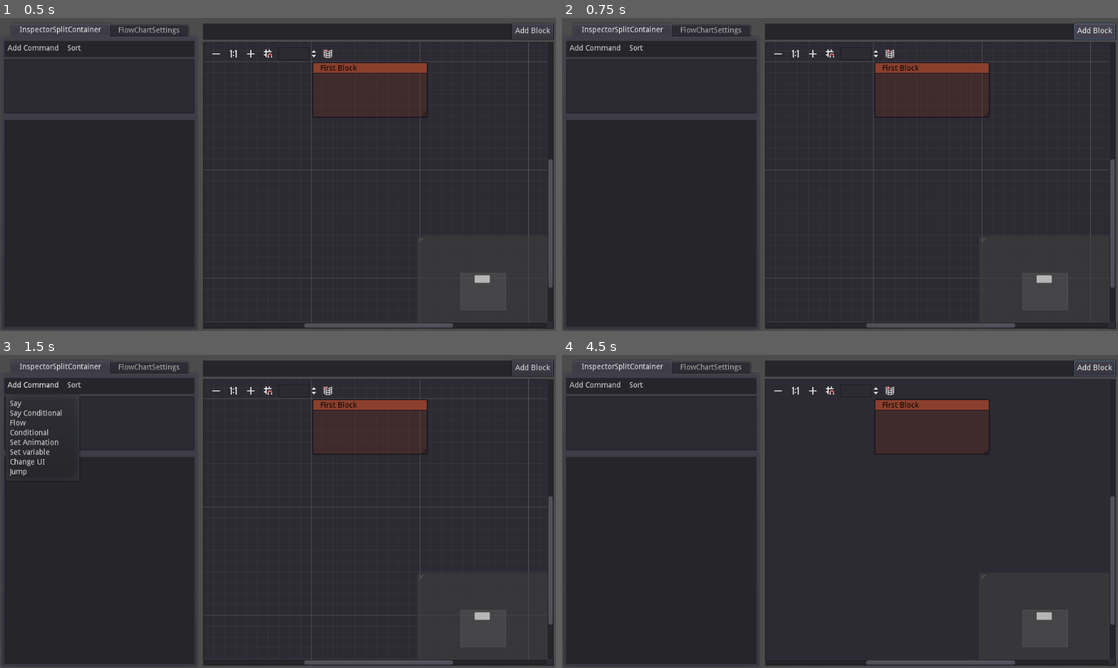
Above: before the commit, frames 1-4 (two rows, left to right).
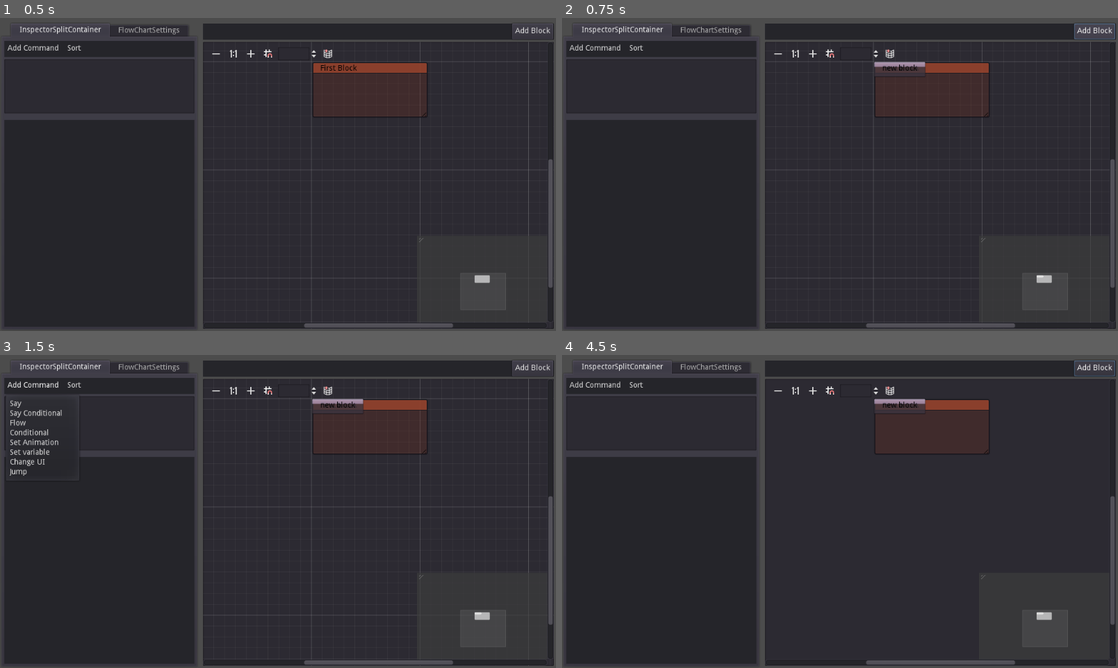
Above: after the commit, the same moments.

Repository: Arrow-x/Mushroom-Dialogs-System
Game: Godot game, scene res://DialogManager/Editor/FlowChartTab.tscn
The game is run twice, just before and just after one commit, with the same random seed, the same clock (stepped at 60 frames per second) and the same inputs. This scene is started directly instead of the project's main scene.
Inputs (mouse positions are in pixels of both pictures, inside the frame that each line leads up to):
- Up to frame 1 (0.5 s): no input
- Up to frame 2 (0.75 s): click "Add Block" at 0.5 s
- Up to frame 3 (1.5 s): click "Add Command" at 1.25 s
- Up to frame 4 (4.5 s): click "Sort" at 2 s; click (778, 389) at 2.75 s; click (812, 389) at 3.5 s; click (828, 389) at 4.25 s

Frame 1 is identical in both runs. In frame 2, 0.3% of the frame differs, in the area x 56-87%, y 13-83%; in frame 3, 0.3%; in frame 4, 0.3%.
Error before the commit: Parse Error: The export hint isn't a resource type. (res://DialogManager/Dialog)

Commit message:
cleaning up the custum resource type
this should work for any 3.2 version

Diff:
--- a/Dialog System/DialogManager/Dialog Commands/Block.gd
+++ b/Dialog System/DialogManager/Dialog Commands/Block.gd
@@ -2,7 +2,7 @@
 class_name block
 
 #each block should now what flowchart it is parented to
-export (Array,Command) var commands : Array
+export (Array,Resource) var commands : Array
 
 #these are used when a block is used as condtional block
 var _next_block : Resource
--- a/Dialog System/DialogManager/Dialog Commands/Choice.gd
+++ b/Dialog System/DialogManager/Dialog Commands/Choice.gd
@@ -3,5 +3,5 @@
 
 export (String, MULTILINE) var text
 
-export var next_block : block
+export var next_block : Resource
 export var next_index : int = 0
--- a/Dialog System/DialogManager/Dialog Commands/CondChoice.gd
+++ b/Dialog System/DialogManager/Dialog Commands/CondChoice.gd
@@ -1,10 +1,10 @@
-extends Resource
+extends Command
 class_name cond_choice
 
 var type : String = "cond_choice"
 export (String, MULTILINE) var text
 
-export var next_block : block
+export var next_block : Resource
 export var next_index : int = 0
 
 export (String) var required_node
--- a/Dialog System/DialogManager/Dialog Commands/Condition.gd
+++ b/Dialog System/DialogManager/Dialog Commands/Condition.gd
@@ -2,7 +2,7 @@
 class_name condition_command
 
 var type : String = "condition"
-export var condition_block : block
+export var condition_block : Resource
 
 export (String) var required_node
 export var required_var : String
--- a/Dialog System/DialogManager/Dialog Commands/FlowChart.gd
+++ b/Dialog System/DialogManager/Dialog Commands/FlowChart.gd
@@ -1,7 +1,7 @@
 extends Resource
 class_name FlowChart
 
-export var first_block : block
+export var first_block : Resource
 
 #TODO each flowChart hold info about the blocks it contain, list of characters to be used, loacl variables
 #maybe even a custom UI to be used by it
--- a/Dialog System/DialogManager/Dialog Commands/Fork.gd
+++ b/Dialog System/DialogManager/Dialog Commands/Fork.gd
@@ -2,4 +2,4 @@
 class_name fork_command
 
 var type : String = "fork"
-export (Array, choice) var choices
+export (Array, Resource) var choices
--- a/Dialog System/DialogManager/Editor/FlowChartTab.gd
+++ b/Dialog System/DialogManager/Editor/FlowChartTab.gd
@@ -4,3 +4,5 @@
 
 func _ready():
 	pass
+func _on_graph_node_clicked(input_event):
+	pass
--- a/Dialog System/DialogManager/Editor/GraphEdit.gd
+++ b/Dialog System/DialogManager/Editor/GraphEdit.gd
@@ -6,7 +6,7 @@
 	var node = GraphNode.new()
 	node.title = "new block"
 	var _new_block = block.new()
-	parrent.flowchart.blocks.append(_new_block)
 	node.set_meta("block",_new_block)
-	#node.connect("gui_input",$"FlowChartTabs/FlowChartTab/InspectorTabContainer/InspectorSplitContainer/InspectorVContainer/CommandsTree", "_recieve_block_metadeta",[node.get_meta("block")])
+	#add the block to the flowchart list
+	node.connect("gui_input",parrent,"_on_graph_node_clicked")
 	add_child(node)
--- a/Dialog System/Test/RichTextLabel.gd
+++ /dev/null
@@ -1,7 +0,0 @@
-extends RichTextLabel
-
-export (Texture) var tab_icon
-
-func _ready():
-	var _parrent : TabContainer = get_parent()
-	_parrent.set_tab_icon(self.get_index(), tab_icon)
--- a/Dialog System/Test/Stats.tscn
+++ b/Dialog System/Test/Stats.tscn
@@ -1,8 +1,93 @@
-[gd_scene load_steps=3 format=2]
+[gd_scene load_steps=19 format=2]
 
-[ext_resource path="res://Stats.gd" type="Script" id=1]
-[ext_resource path="res://Test/TestingBlock.tres" type="Resource" id=2]
+[ext_resource path="res://Test/Stats.gd" type="Script" id=1]
+[ext_resource path="res://Test/Portraits/Dx8jRDzX4AEpFel.png" type="Texture" id=2]
+[ext_resource path="res://Test/Portraits/boobsgames-1014910234438103042-20180705_183350-img1.jpg" type="Texture" id=3]
+[ext_resource path="res://Test/Portraits/DxclxW9V4AA2-zv.png" type="Texture" id=4]
+[ext_resource path="res://DialogManager/Dialog Commands/Block.gd" type="Script" id=5]
+[ext_resource path="res://DialogManager/Dialog Commands/CondSay.gd" type="Script" id=6]
+[ext_resource path="res://DialogManager/Dialog Commands/Say.gd" type="Script" id=7]
+[ext_resource path="res://DialogManager/Dialog Commands/Condition.gd" type="Script" id=8]
+
+[sub_resource type="Resource" id=1]
+script = ExtResource( 7 )
+name = "0"
+say = "First say command [color=blue]blue[/color]"
+portrait = ExtResource( 2 )
+por_pos = "Right"
+append_text = false
+
+[sub_resource type="Resource" id=2]
+script = ExtResource( 6 )
+name = "1"
+say = "First Conditional say Command"
+portrait = ExtResource( 3 )
+por_pos = "Left"
+append_text = false
+required_node = "/root/Node"
+required_var = "sthr"
+check_val = 14
+condition_type = ">"
+
+[sub_resource type="Resource" id=3]
+script = ExtResource( 6 )
+name = "2"
+say = "Second conditional say"
+portrait = ExtResource( 4 )
+por_pos = "Right"
+append_text = false
+required_node = "/root/Node"
+required_var = "dex"
+check_val = 16
+condition_type = ">"
+
+[sub_resource type="Resource" id=4]
+script = ExtResource( 7 )
+name = "3-0"
+say = "this the conditional block"
+portrait = ExtResource( 4 )
+por_pos = "Right"
+append_text = false
+
+[sub_resource type="Resource" id=5]
+script = ExtResource( 5 )
+commands = [ SubResource( 4 ) ]
+
+[sub_resource type="Resource" id=6]
+script = ExtResource( 8 )
+condition_block = SubResource( 5 )
+required_node = "/root/Node"
+required_var = "con"
+check_val = 5
+condition_type = "<"
+
+[sub_resource type="Resource" id=7]
+script = ExtResource( 7 )
+name = "4"
+say = "Second regular say and the 5th command"
+portrait = ExtResource( 4 )
+por_pos = "Left"
+append_text = false
+
+[sub_resource type="Resource" id=8]
+script = ExtResource( 7 )
+name = ""
+say = " and this is an appending text [color=blue]blue[/color]"
+por_pos = "Right"
+append_text = true
+
+[sub_resource type="Resource" id=9]
+script = ExtResource( 7 )
+name = ""
+say = "and back"
+por_pos = "Right"
+append_text = false
+
+[sub_resource type="Resource" id=10]
+resource_name = "Testing Block"
+script = ExtResource( 5 )
+commands = [ SubResource( 1 ), SubResource( 2 ), SubResource( 3 ), SubResource( 6 ), SubResource( 7 ), SubResource( 8 ), SubResource( 9 ), null ]
 
 [node name="Node" type="Node"]
 script = ExtResource( 1 )
-testblock = ExtResource( 2 )
+testblock = SubResource( 10 )
--- a/Dialog System/Test/Tabing.tscn
+++ /dev/null
@@ -1,56 +0,0 @@
-[gd_scene load_steps=3 format=2]
-
-[ext_resource path="res://Test/RichTextLabel.gd" type="Script" id=1]
-[ext_resource path="res://icon.png" type="Texture" id=2]
-
-[node name="Control" type="Control"]
-anchor_right = 1.0
-anchor_bottom = 1.0
-__meta__ = {
-"_edit_use_anchors_": false
-}
-
-[node name="PanelContainer" type="TabContainer" parent="."]
-anchor_right = 1.0
-anchor_bottom = 1.0
-__meta__ = {
-"_edit_use_anchors_": false
-}
-
-[node name="RichTextLabel" type="RichTextLabel" parent="PanelContainer"]
-anchor_right = 1.0
-anchor_bottom = 1.0
-margin_left = 4.0
-margin_top = 32.0
-margin_right = -4.0
-margin_bottom = -4.0
-text = "vdsvvzxczvx"
-script = ExtResource( 1 )
-__meta__ = {
-"_edit_use_anchors_": false
-}
-tab_icon = ExtResource( 2 )
-
-[node name="RichTextLabel2" type="RichTextLabel" parent="PanelContainer"]
-visible = false
-anchor_right = 1.0
-anchor_bottom = 1.0
-margin_left = 106.0
-margin_top = 207.0
-margin_right = 98.0
-margin_bottom = 171.0
-__meta__ = {
-"_edit_use_anchors_": false
-}
-
-[node name="RichTextLabel3" type="RichTextLabel" parent="PanelContainer"]
-visible = false
-anchor_right = 1.0
-anchor_bottom = 1.0
-margin_left = 321.0
-margin_top = 103.0
-margin_right = 313.0
-margin_bottom = 67.0
-__meta__ = {
-"_edit_use_anchors_": false
-}
--- a/Dialog System/Test/TestingBlock.tres
+++ /dev/null
@@ -1,87 +0,0 @@
-[gd_resource type="Resource" load_steps=17 format=2]
-
-[ext_resource path="res://DialogManager/Dialog Commands/Block.gd" type="Script" id=1]
-[ext_resource path="res://Test/Portraits/Dx8jRDzX4AEpFel.png" type="Texture" id=2]
-[ext_resource path="res://DialogManager/Dialog Commands/CondSay.gd" type="Script" id=3]
-[ext_resource path="res://DialogManager/Dialog Commands/Say.gd" type="Script" id=4]
-[ext_resource path="res://Test/Portraits/boobsgames-1014910234438103042-20180705_183350-img1.jpg" type="Texture" id=5]
-[ext_resource path="res://Test/Portraits/DxclxW9V4AA2-zv.png" type="Texture" id=6]
-[ext_resource path="res://DialogManager/Dialog Commands/Condition.gd" type="Script" id=7]
-
-[sub_resource type="Resource" id=1]
-script = ExtResource( 4 )
-name = "0"
-say = "First say command [color=blue]blue[/color]"
-portrait = ExtResource( 2 )
-por_pos = "Right"
-append_text = false
-
-[sub_resource type="Resource" id=2]
-script = ExtResource( 3 )
-name = "1"
-say = "First Conditional say Command"
-portrait = ExtResource( 5 )
-por_pos = "Left"
-append_text = false
-required_node = "/root/Node"
-required_var = "sthr"
-check_val = 14
-condition_type = ">"
-
-[sub_resource type="Resource" id=3]
-script = ExtResource( 3 )
-name = "2"
-say = "Second conditional say"
-portrait = ExtResource( 6 )
-por_pos = "Right"
-append_text = false
-required_node = "/root/Node"
-required_var = "dex"
-check_val = 16
-condition_type = ">"
-
-[sub_resource type="Resource" id=4]
-script = ExtResource( 4 )
-name = "3-0"
-say = "this the conditional block"
-portrait = ExtResource( 6 )
-por_pos = "Right"
-append_text = false
-
-[sub_resource type="Resource" id=5]
-script = ExtResource( 1 )
-commands = [ SubResource( 4 ) ]
-
-[sub_resource type="Resource" id=6]
-script = ExtResource( 7 )
-condition_block = SubResource( 5 )
-required_node = "/root/Node"
-required_var = "con"
-check_val = 5
-condition_type = "<"
-
-[sub_resource type="Resource" id=7]
-script = ExtResource( 4 )
-name = "4"
-say = "Second regular say and the 5th command"
-portrait = ExtResource( 6 )
-por_pos = "Left"
-append_text = false
-
-[sub_resource type="Resource" id=8]
-script = ExtResource( 4 )
-name = ""
-say = " and this is an appending text [color=blue]blue[/color]"
-por_pos = "Right"
-append_text = true
-
-[sub_resource type="Resource" id=9]
-script = ExtResource( 4 )
-name = ""
-say = "and back"
-por_pos = "Right"
-append_text = false
-
-[resource]
-script = ExtResource( 1 )
-commands = [ SubResource( 1 ), SubResource( 2 ), SubResource( 3 ), SubResource( 6 ), SubResource( 7 ), SubResource( 8 ), SubResource( 9 ) ]
--- a/Dialog System/project.godot
+++ b/Dialog System/project.godot
@@ -44,7 +44,7 @@
 "language": "GDScript",
 "path": "res://DialogManager/Dialog Commands/Choice.gd"
 }, {
-"base": "Resource",
+"base": "Command",
 "class": "cond_choice",
 "language": "GDScript",
 "path": "res://DialogManager/Dialog Commands/CondChoice.gd"
Renamed: Dialog System/Stats.gd -> Dialog System/Test/Stats.gd
